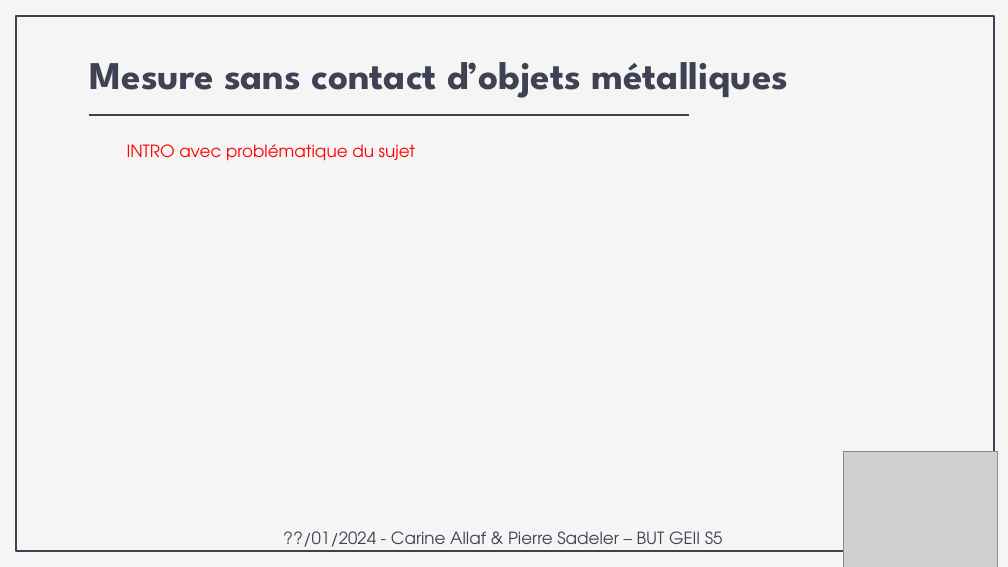
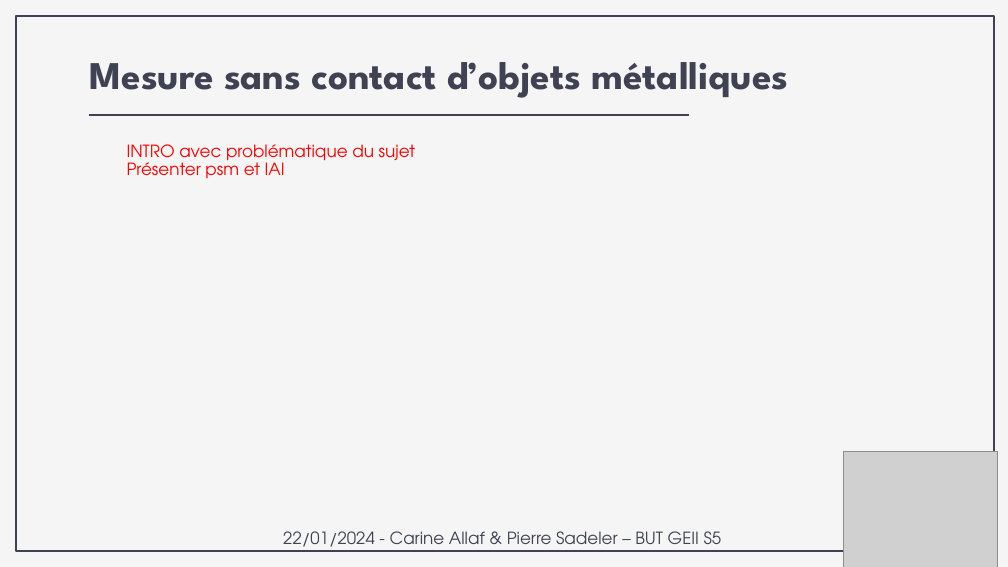
Before and after one commit to psadelerge1/mesures_sans_contact_obj_met, a slide deck: slide 2 of word/PP_Allaf_Sadeler.pptx. Drawn at 1008x567 pixels with LibreOffice and Linux fonts; fonts in the diff are those of the drawing; grey boxes stand for pictures. Boxes give left, top, right and bottom in pixels: in the first picture for what was removed or moved away, otherwise in the second. Text is boxed around its words. In the diff, an @@ line names an element or a change of style, - is before the commit and + after.

```diff
--- a/word/PP_Allaf_Sadeler.pptx
+++ b/word/PP_Allaf_Sadeler.pptx
@@ text at bbox=[127, 157, 285, 178]: paragraph added @@
+Présenter psm et IAI
@@ text at bbox=[283, 531, 722, 552]: text changed @@
-??/01/2024 - Carine Allaf & Pierre Sadeler – BUT GEII S5
+22/01/2024 - Carine Allaf & Pierre Sadeler – BUT GEII S5
```
Also in this commit, not shown: 16 other slides changed, 4 other files.
